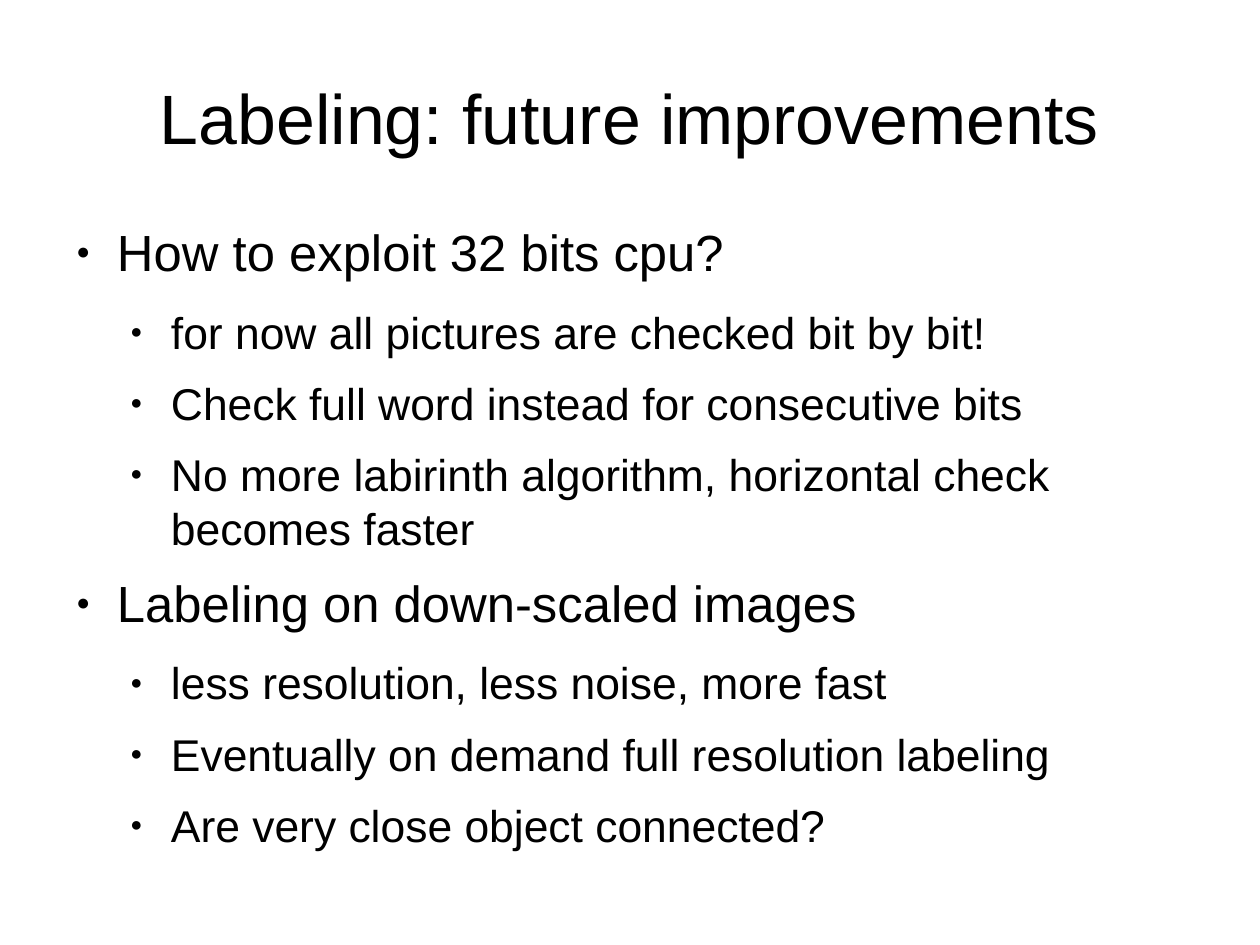
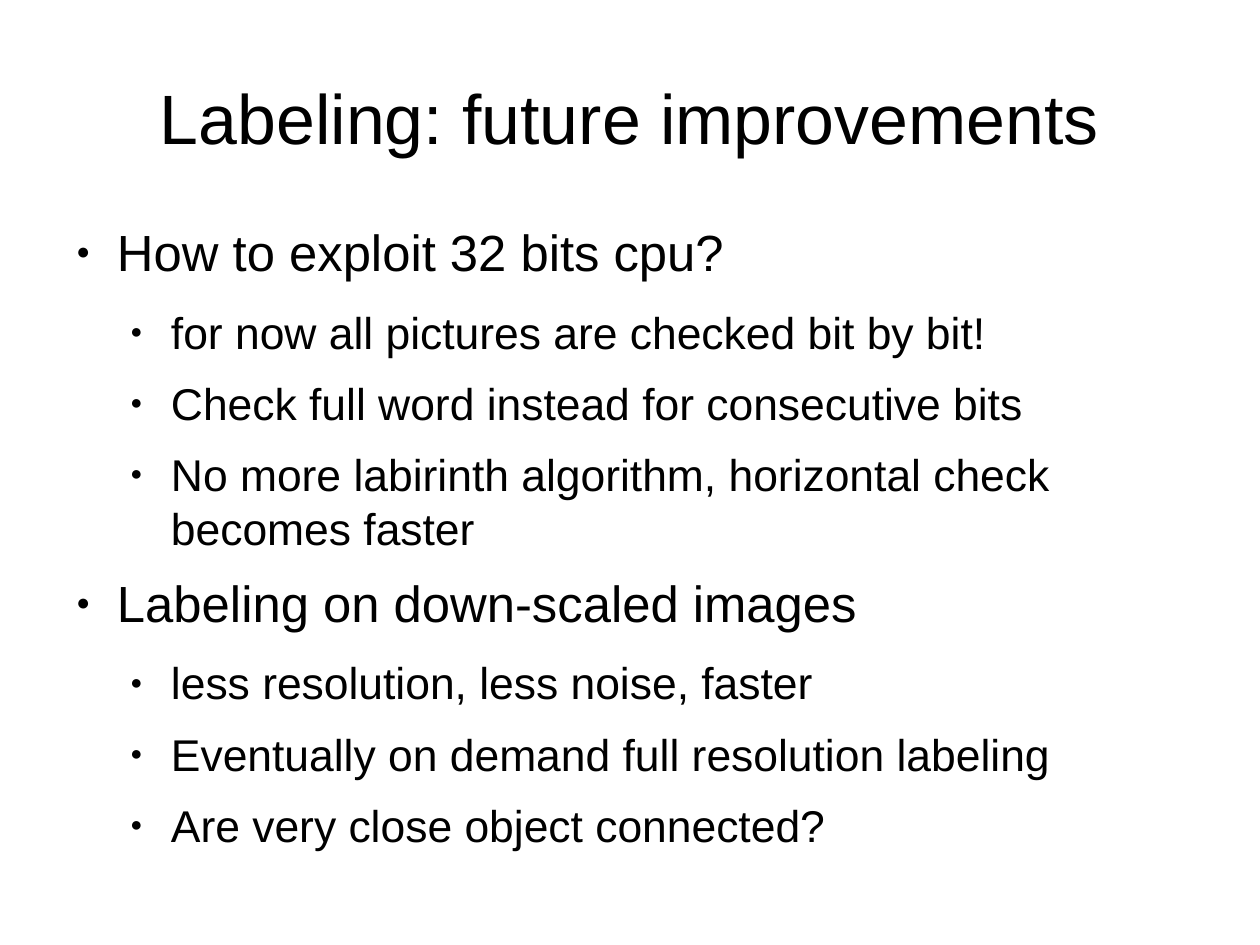
Before and after one commit to 0Chuzz/SNproject, a slide deck: slide 18 of slides.odp (slide 19 before the commit). Drawn at 1260x945 pixels with LibreOffice and Linux fonts; fonts in the diff are those of the drawing. Boxes give left, top, right and bottom in pixels: in the first picture for what was removed or moved away, otherwise in the second. Text is boxed around its words. In the diff, an @@ line names an element or a change of style, - is before the commit and + after.

```diff
--- a/slides.odp
+++ b/slides.odp
@@ text at [171, 666, 812, 705]: text changed @@
-  ● less resolution, less noise, more fast
+  ● less resolution, less noise, faster
```
Also in this commit, not shown: 7 other slides changed, 35 slides added, 17 slides removed, 3 other files.
